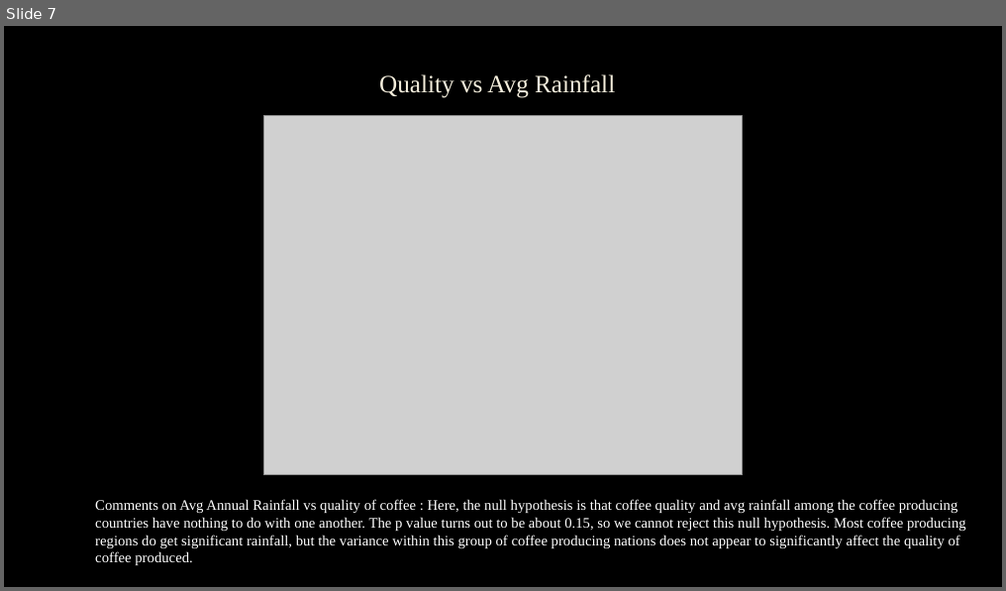
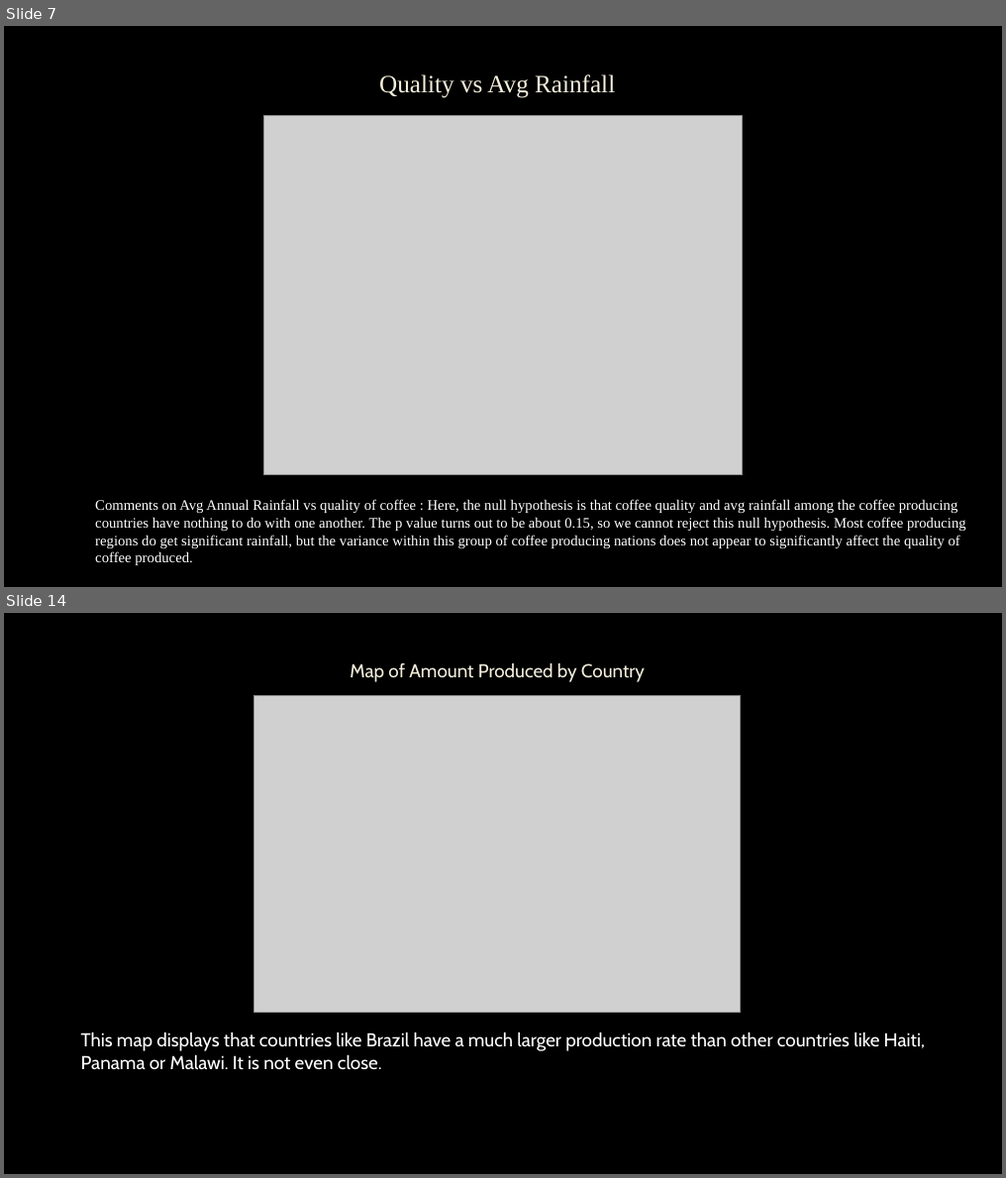
Before and after one commit to colinroberts-data-analytics-portfolio/project1, a slide deck: A Study of Coffee Production.pptx. Shown one above the other, each under a label of ours: slide 7 before the commit, slides 7 and 14 after it; the slides between them are not shown. The pictures are 1006x591 and 1006x1178 pixels, drawn with LibreOffice and Linux fonts; fonts in the diff are those of the drawing; grey boxes stand for pictures; background and template pictures are left out. Boxes give left, top, right and bottom in pixels: in the first picture for what was removed or moved away, otherwise in the second. Text is boxed around its words. In the diff, an @@ line names an element or a change of style, - is before the commit and + after.

```diff
--- a/A Study of Coffee Production.pptx
+++ b/A Study of Coffee Production.pptx
@@ slide 14 added at (4, 613, 1002, 1174), background picture (left out) @@
@@ title added at (350, 663, 645, 682), 18 pt, text #F4EEDC @@
+Map of Amount Produced by Country
@@ picture added at (254, 695, 741, 1013) @@
@@ text added at (81, 1032, 925, 1070), 18 pt, text #FFFFFF @@
+This map displays that countries like Brazil have a much larger production rate than other countries like Haiti, Panama or Malawi. It is not even close.
```
Also in this commit, not shown: 1 slide changed, 10 other slides added.
